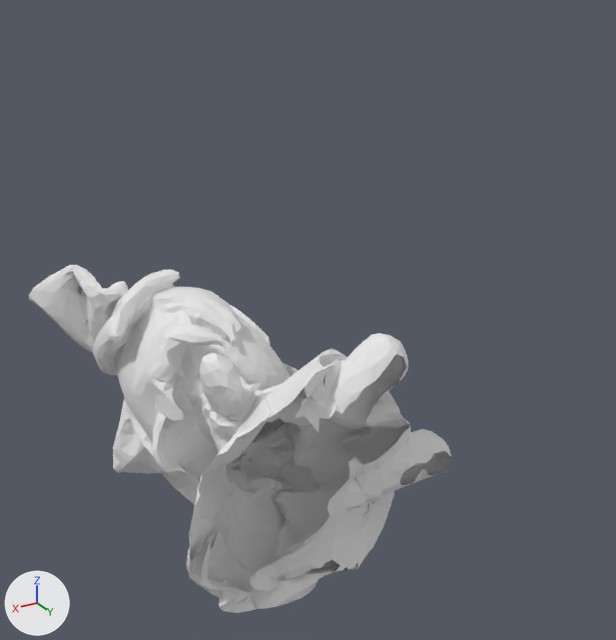
Before and after pictures for a commit that changed the OBJ model gms_base/base3d.obj.
Both versions are drawn from a camera (50 mm lens) standing at (24.0, 38.5, 32.7) and looking at (-4.2, -8.5, 9.2). The axes (+X, +Y, +Z) are drawn at lower left. The lights are the same throughout. The first picture is the older version. Where no turn or scale is listed for an object, it has been applied to the vertices.

The older version as bpy lines, for what is in view:
```python
me_base3d = bpy.data.meshes.new('base3d')
me_base3d.from_pydata(...)  # 5050 vertices, 10000 faces; spans x -12.4..10.1, y -30.8..-0.9, z -12.3..10.0
me_base3d.materials.append(mat_cirno_low_material_u1_v1)  # white #e7e7e7
ob_base3d = bpy.data.objects.new('base3d', me_base3d)
ob_base3d.location = (0.0, 0.0, 0.0)
```
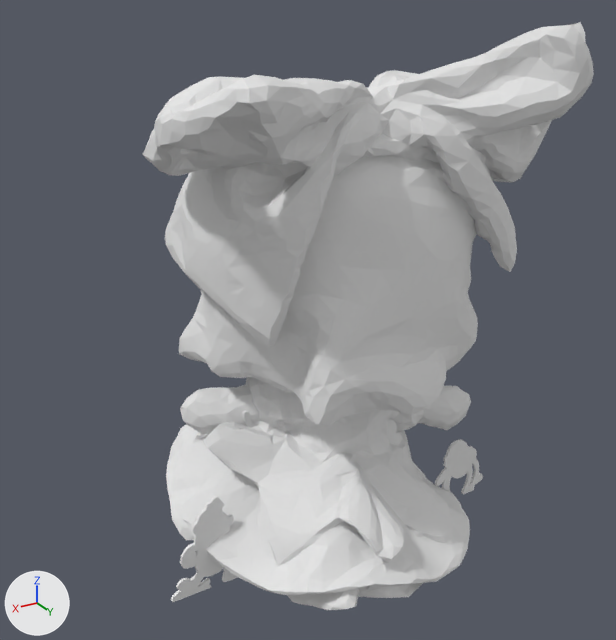
Changed parts and their boxes (x1, y1, x2, y2) in the pictures (616 x 640 px):
'base3d', reshaped (7% wider, 69% taller): before (29, 265, 452, 613); after (142, 22, 594, 610)
'Mesh_Cutout_Barley', added: after (171, 496, 238, 602)
'Mesh_Cutout_Edgar', added: after (435, 439, 483, 494)
'Mesh_Cutout_Carley', added: after (387, 418, 402, 446)
'Mesh_Cutout_Boris', added (mostly hidden): after (242, 411, 256, 428)

Patch to the scene script:
```diff
--- a/gms_base/base3d.obj.py
+++ b/gms_base/base3d.obj.py
@@ mat_matériau_008 @@
+mat_matériau_008 = principled_material('Matériau.008')
+mat_matériau_008.base_color = (0.8, 0.8, 0.8)  # white #e7e7e7
+mat_matériau_008.roughness = 1.0
@@ mat_matériau_007 @@
+mat_matériau_007 = principled_material('Matériau.007')
+mat_matériau_007.base_color = (0.8, 0.8, 0.8)  # white #e7e7e7
+mat_matériau_007.roughness = 1.0
@@ mat_matériau_004 @@
+mat_matériau_004 = principled_material('Matériau.004')
+mat_matériau_004.base_color = (0.8, 0.8, 0.8)  # white #e7e7e7
+mat_matériau_004.roughness = 1.0
@@ mat_matériau_005 @@
+mat_matériau_005 = principled_material('Matériau.005')
+mat_matériau_005.base_color = (0.8, 0.8, 0.8)  # white #e7e7e7
+mat_matériau_005.roughness = 1.0
@@ me_base3d @@
 # used by ob_base3d; location = (0.0, 0.0, 0.0)
-me_base3d.from_pydata(...)  # 5050 vertices, 10000 faces; spans x -12.4..10.1, y -30.8..-0.9, z -12.3..10.0
+me_base3d.from_pydata(...)  # 5050 vertices, 10000 faces; spans x -12.5..10.9, y -10.1..10.1, z -0.4..29.6
+# me_base3d part 1: the whole mesh is multiplied about its middle by the matrix ((-0.359, 0.0, -0.933), (0.933, 0.0, -0.359), (0.0, -1.0, 0.0)), then moved by (2.1, 16.4, 15.7)
 me_base3d.materials.append(mat_cirno_low_material_u1_v1)
@@ me_mesh_cutout_edgar @@
+me_mesh_cutout_edgar.from_pydata(...)  # 314 vertices, 628 faces; spans x -10.68..-6.7, y 3.12..3.3, z -0.04..4.25
+me_mesh_cutout_edgar.materials.append(mat_matériau_008)  # white #e7e7e7
@@ me_mesh_cutout_carley @@
+me_mesh_cutout_carley.from_pydata(...)  # 364 vertices, 728 faces; spans x -3.99..-0.6, y 3.13..3.31, z -0.17..7.56
+me_mesh_cutout_carley.materials.append(mat_matériau_007)  # white #e7e7e7
@@ me_mesh_cutout_boris @@
+me_mesh_cutout_boris.from_pydata(...)  # 586 vertices, 1180 faces; spans x 2.97..6.1, y -0.13..0.13, z -0.01..8.7
+me_mesh_cutout_boris.materials.append(mat_matériau_004)  # white #e7e7e7
@@ me_mesh_cutout_barley @@
+me_mesh_cutout_barley.from_pydata(...)  # 380 vertices, 728 faces; spans x 6.76..11.23, y 2.6..2.8, z -0.2..5.62
+me_mesh_cutout_barley.materials.append(mat_matériau_005)  # white #e7e7e7
@@ ob_mesh_cutout_edgar @@
+ob_mesh_cutout_edgar = bpy.data.objects.new('Mesh_Cutout_Edgar', me_mesh_cutout_edgar)
+ob_mesh_cutout_edgar.location = (0.0, 0.0, 0.0)
@@ ob_mesh_cutout_carley @@
+ob_mesh_cutout_carley = bpy.data.objects.new('Mesh_Cutout_Carley', me_mesh_cutout_carley)
+ob_mesh_cutout_carley.location = (0.0, 0.0, 0.0)
@@ ob_mesh_cutout_boris @@
+ob_mesh_cutout_boris = bpy.data.objects.new('Mesh_Cutout_Boris', me_mesh_cutout_boris)
+ob_mesh_cutout_boris.location = (0.0, 0.0, 0.0)
@@ ob_mesh_cutout_barley @@
+ob_mesh_cutout_barley = bpy.data.objects.new('Mesh_Cutout_Barley', me_mesh_cutout_barley)
+ob_mesh_cutout_barley.location = (0.0, 0.0, 0.0)
```
